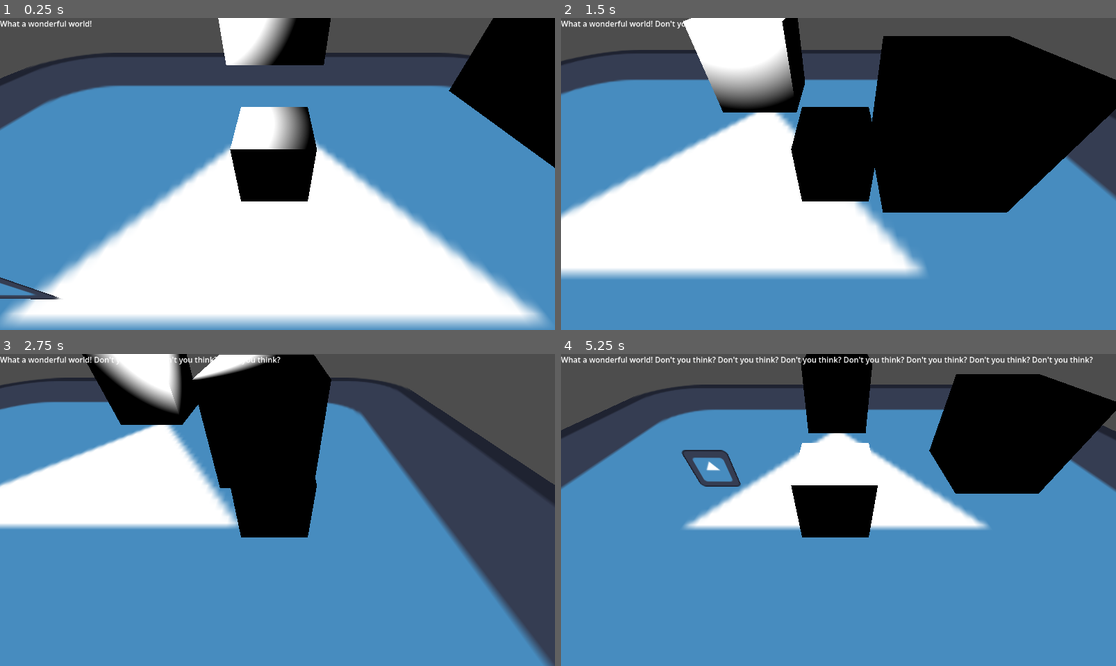
Above: before the commit, frames 1-4 (two rows, left to right).
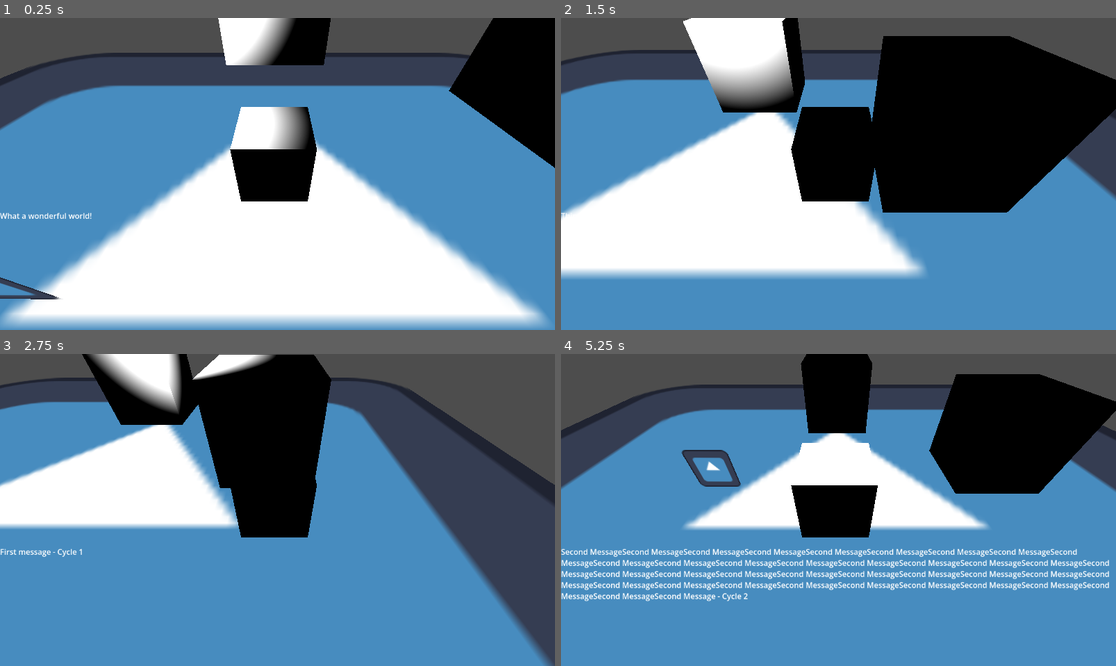
Above: after the commit, the same moments.

Repository: LousyLlamma/godotWorkingTestingEnv
Game: Godot game, scene res://Scenes/testingEnv.tscn
Same seed, same stepped clock (60 frames per second), same inputs: the game is played once before the commit and once after it. The engine's default icon, where the game draws it, is replaced by a stand-in: a white triangle on a blue panel in a dark square.
Inputs (mouse positions are in pixels of both pictures, inside the frame that each line leads up to):
- Up to frame 1 (0.25 s): no input
- Up to frame 2 (1.5 s): tap Enter (ui_accept) at 0.5, 0.77 s; move the mouse to (960, 158) at 0.52 s; hold Right (right) 0.53-1.28 s; click (960, 158) at 0.6 s; move the mouse to (727, 189) at 1.27 s; hold Down (down) from 1.28 s (still down); click (727, 189) at 1.35 s
- Up to frame 3 (2.75 s): tap Enter (ui_accept) at 1.52 s; move the mouse to (333, 441) at 2.02 s; release Down (down) at 2.03 s; hold Right (right) from 2.03 s (still down); click (333, 441) at 2.1 s
- Up to frame 4 (5.25 s): move the mouse to (810, 572) at 2.77 s; release Right (right) at 2.78 s; hold Up (up) 2.78-3.53 s; click (810, 572) at 2.85 s; tap Enter (ui_accept) at 3.02, 3.77, 4.52 s; move the mouse to (1005, 556) at 3.52 s; hold Left (left) 3.53-5.03 s; click (1005, 556) at 3.6 s; move the mouse to (672, 463) at 4.27 s; click (672, 463) at 4.35 s; move the mouse to (866, 510) at 5.02 s; hold Down (down) from 5.03 s (still down); click (866, 510) at 5.1 s

The runs differ from the first frame. In frame 1, 0.3% of the frame differs, in the area x 0-17%, y 0-65%; in frame 2, 0.2%; in frame 3, 0.5%; in frame 4, 5.8%, in the area x 0-99%, y 0-80%.

Commit message:
Commiting the newest changes

Diff:
--- a/Scenes/guiManager.tscn
+++ b/Scenes/guiManager.tscn
@@ -1,6 +1,6 @@
 [gd_scene format=3 uid="uid://db0prem4whjyd"]
 
-[ext_resource type="Script" uid="uid://dobgdnedxk0g8" path="res://Scenes/gui_manager.gd" id="1_fuh73"]
+[ext_resource type="Script" uid="uid://dobgdnedxk0g8" path="res://src/gui_manager.gd" id="1_fuh73"]
 
 [node name="graphicInterfaceManager" type="Control" unique_id=1420723397]
 layout_mode = 3
@@ -9,9 +9,9 @@
 offset_bottom = 40.0
 script = ExtResource("1_fuh73")
 
-[node name="textDisplay" type="Label" parent="." unique_id=61450433]
+[node name="textDisplay" type="RichTextLabel" parent="." unique_id=1229445533]
 layout_mode = 0
-offset_right = 40.0
-offset_bottom = 49.0
-text = "Test
-"
+offset_top = 399.0
+offset_right = 1150.0
+offset_bottom = 649.0
+text = "TestSecond MessageSecond MessageSecond MessageSecond MessageSecond MessageSecond MessageSecond Message"
--- a/Scenes/shader.gd
+++ /dev/null
@@ -1,11 +0,0 @@
-extends CanvasLayer
-
-
-# Called when the node enters the scene tree for the first time.
-func _ready() -> void:
-	pass # Replace with function body.
-
-
-# Called every frame. 'delta' is the elapsed time since the previous frame.
-func _process(delta: float) -> void:
-	pass
--- a/Scenes/testingEnv.tscn
+++ b/Scenes/testingEnv.tscn
@@ -6,7 +6,7 @@
 [ext_resource type="PackedScene" uid="uid://vu1aptau2xuv" path="res://Scenes/rigidObject.tscn" id="4_qdk44"]
 [ext_resource type="PackedScene" uid="uid://crqib8mslitbi" path="res://Scenes/billboardObject.tscn" id="5_7aw0a"]
 [ext_resource type="PackedScene" uid="uid://db0prem4whjyd" path="res://Scenes/guiManager.tscn" id="6_77h1k"]
-[ext_resource type="Script" uid="uid://cqe8km6vnv4f7" path="res://Scenes/shader.gd" id="7_qdk44"]
+[ext_resource type="Script" uid="uid://cqe8km6vnv4f7" path="res://src/shader.gd" id="7_qdk44"]
 
 [node name="Node3D" type="Node3D" unique_id=1308012534]
 
--- a/Scenes/worldBarrier.tscn
+++ b/Scenes/worldBarrier.tscn
@@ -1,10 +1,12 @@
 [gd_scene format=3 uid="uid://dskud8q327nax"]
 
+[ext_resource type="Script" uid="uid://d2vb5h4377cnu" path="res://src/perpetualTilingFloor.gd" id="1_if2gu"]
 [ext_resource type="Texture2D" uid="uid://4q335xxs2p" path="res://ImageResources/icon.svg" id="1_skn31"]
 
 [sub_resource type="WorldBoundaryShape3D" id="WorldBoundaryShape3D_4xot2"]
 
 [node name="StaticBody3D" type="StaticBody3D" unique_id=1512789018]
+script = ExtResource("1_if2gu")
 
 [node name="CollisionShape3D" type="CollisionShape3D" parent="." unique_id=1357457214]
 shape = SubResource("WorldBoundaryShape3D_4xot2")
--- /dev/null
+++ b/src/gui_manager.gd
@@ -0,0 +1,19 @@
+extends Control
+
+
+var option: int = 0
+var cycle: int = 0
+# Called when the node enters the scene tree for the first time.
+func _ready() -> void:
+	$textDisplay.text = "What a wonderful world! "
+
+
+# Called every frame. 'delta' is the elapsed time since the previous frame.
+func _process(delta: float) -> void:
+	if Input.is_action_just_released("click"):
+
+		var holder: Array[String] = ["First message", "Second MessageSecond MessageSecond MessageSecond MessageSecond MessageSecond MessageSecond MessageSecond MessageSecond MessageSecond MessageSecond MessageSecond MessageSecond MessageSecond MessageSecond MessageSecond MessageSecond MessageSecond MessageSecond MessageSecond MessageSecond MessageSecond MessageSecond MessageSecond MessageSecond MessageSecond MessageSecond MessageSecond MessageSecond MessageSecond MessageSecond MessageSecond MessageSecond MessageSecond MessageSecond MessageSecond MessageSecond MessageSecond Message", "Third Message"]
+		option = option + 1
+		$textDisplay.text = holder[option % 3] + " - Cycle " + str(option/3)
+
+	delta = delta
--- /dev/null
+++ b/src/perpetualTilingFloor.gd
@@ -0,0 +1,16 @@
+extends StaticBody3D
+
+var activePoint: Vector2 = Vector2(0,0)
+
+# Called when the node enters the scene tree for the first time.
+func _ready() -> void:
+	var spriteDimension = $Sprite3D.get_region_rect()
+	var lengthOffset = spriteDimension.size.y
+	var widthOffset = spriteDimension.size.x
+
+
+
+
+# Called every frame. 'delta' is the elapsed time since the previous frame.
+func _process(delta: float) -> void:
+	delta = delta
--- a/Scenes/gui_manager.gd
+++ b/src/shader.gd
@@ -1,13 +1,11 @@
-extends Control
+extends CanvasLayer
 
 
 # Called when the node enters the scene tree for the first time.
 func _ready() -> void:
-	$textDisplay.text = "What a wonderful world! "
+	pass # Replace with function body.
 
 
 # Called every frame. 'delta' is the elapsed time since the previous frame.
 func _process(delta: float) -> void:
-	if Input.is_action_just_released("click"):
-		$textDisplay.text += "Don't you think? "
 	delta = delta
Renamed: Scenes/gui_manager.gd.uid -> src/gui_manager.gd.uid
Not shown, added: src/perpetualTilingFloor.gd.uid
Renamed: Scenes/shader.gd.uid -> src/shader.gd.uid
